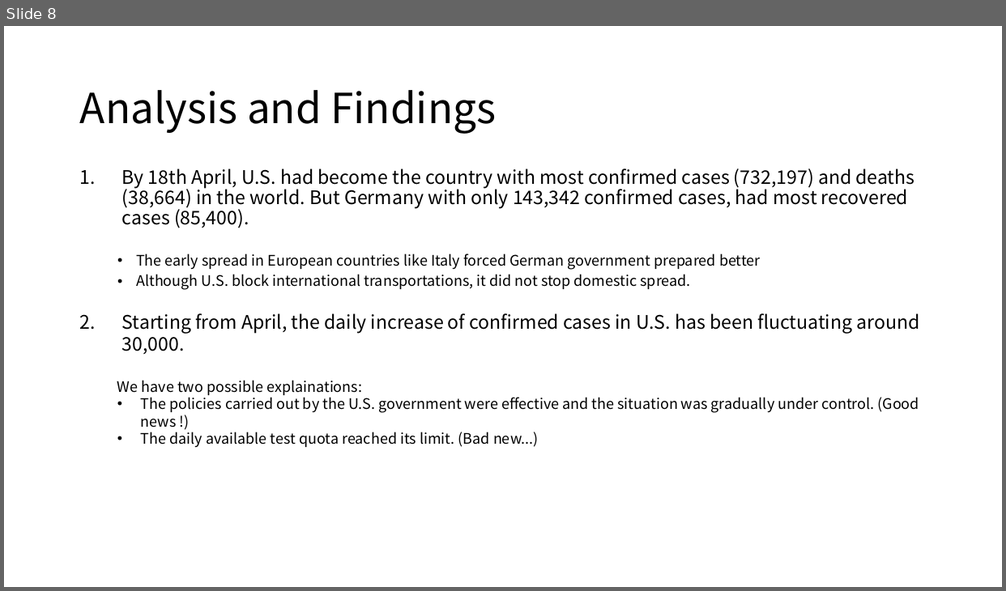
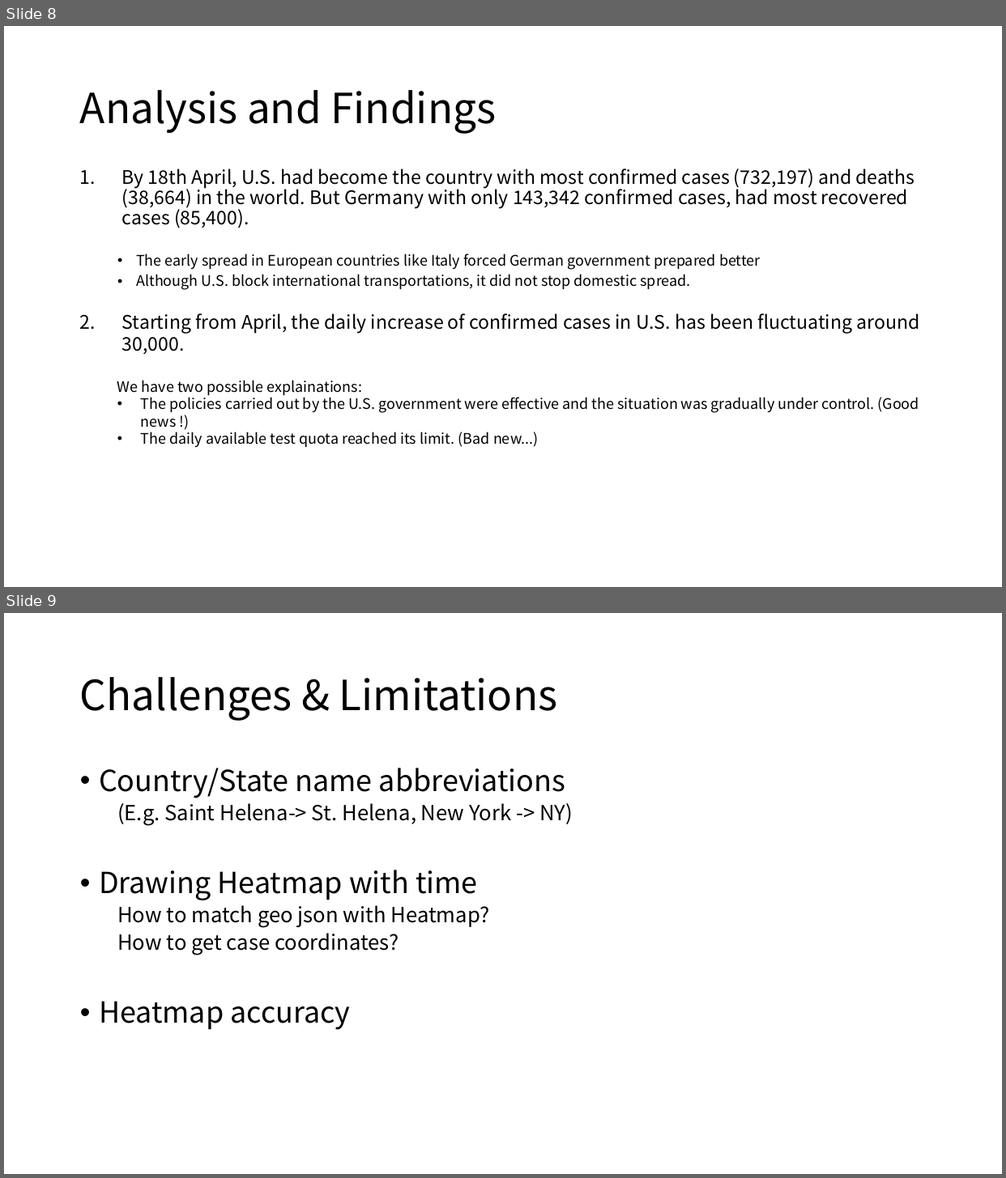
Before and after one commit to ywangdq/bigdataProject, a slide deck: GGWP.pptx. Shown one above the other, each under a label of ours: slide 8 before the commit, slides 8 and 9 after it. The pictures are 1006x591 and 1006x1178 pixels, drawn with LibreOffice and Linux fonts; fonts in the diff are those of the drawing. Boxes give left, top, right and bottom in pixels: in the first picture for what was removed or moved away, otherwise in the second. Text is boxed around its words. In the diff, an @@ line names an element or a change of style, - is before the commit and + after.

```diff
--- a/GGWP.pptx
+++ b/GGWP.pptx
@@ slide 9 added at (x1=4, y1=613, x2=1002, y2=1174), background #FFFFFF @@
@@ title added at (x1=80, y1=677, x2=557, y2=721), 40 pt, text #000000 @@
+Challenges & Limitations
@@ text added at (x1=99, y1=768, x2=573, y2=1030), 20 pt, text #000000 @@
+• Country/State name abbreviations
+  (E.g. Saint Helena-> St. Helena, New York -> NY)
+• Drawing Heatmap with time
+  How to match geo json with Heatmap?
+  How to get case coordinates?
+• Heatmap accuracy
```
Also in this commit, not shown: 2 slides changed.
